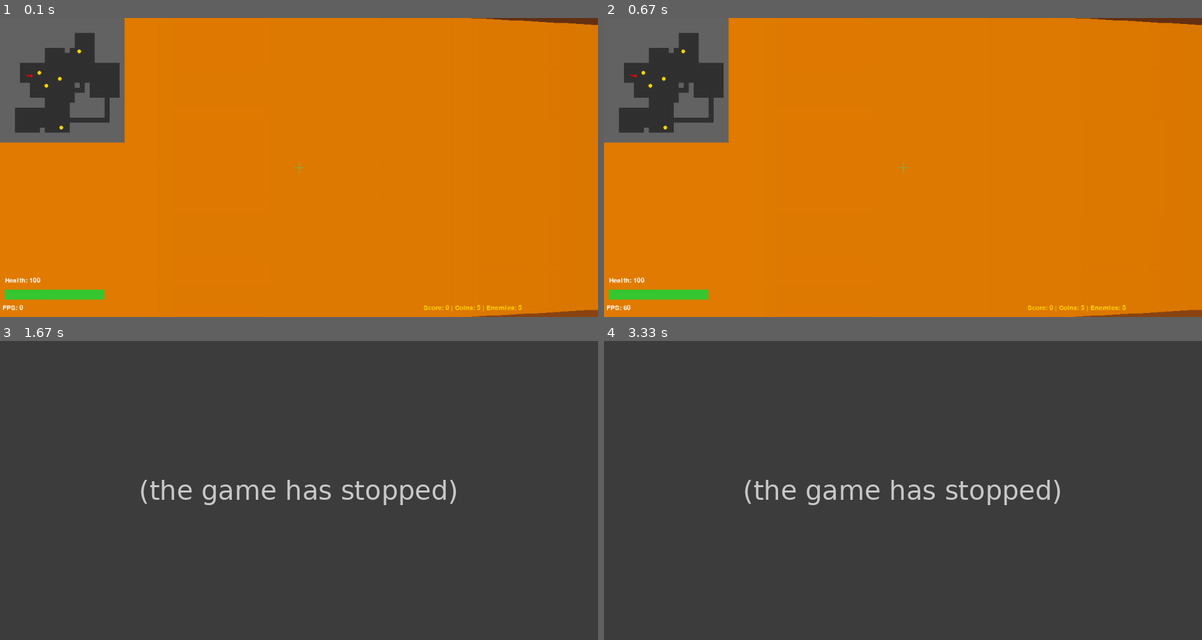
Above: before the commit, frames 1-4 (two rows, left to right).
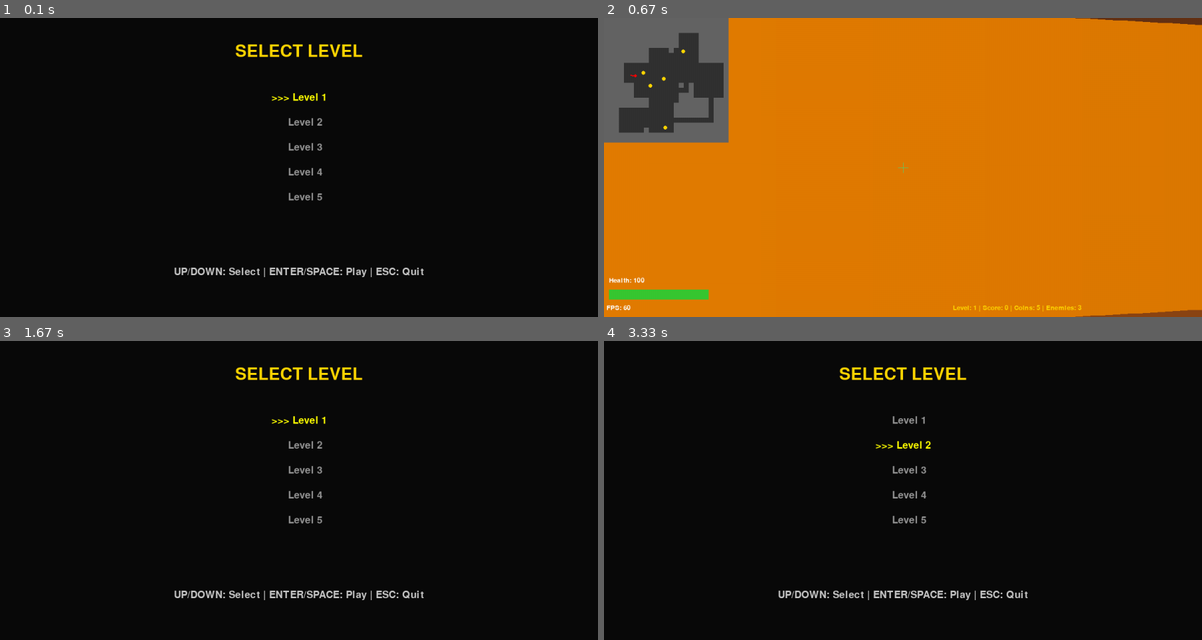
Above: after the commit, the same moments.

Repository: Maximistr/Maximistr
Game: pygame game, started from 02_ray_cast_pygame/ray_game.py
Same seed, same stepped clock (60 frames per second), same inputs: the game is played once before the commit and once after it.
Inputs (mouse positions are in pixels of both pictures, inside the frame that each line leads up to):
- Up to frame 1 (0.1 s): no input
- Up to frame 2 (0.67 s): tap Enter at 0.33 s
- Up to frame 3 (1.67 s): hold Space 0.67-1.13 s; hold W 0.67-1.13 s; move the mouse to (275, 502) at 0.7 s; hold Esc 1.17-1.63 s; hold W 1.17-1.63 s; move the mouse to (304, 508) at 1.2 s
- Up to frame 4 (3.33 s): hold Up 1.67-2.13 s; hold Down 2.17-2.63 s; hold Up 2.67-3.03 s; hold Down from 3.07 s (still down)

The runs differ from the first frame. In frame 1, 100% of the frame differs, in the area x 0-100%, y 0-100%; in frame 2, 0.2%; in frame 3, 100%; in frame 4, 100%.
Before the commit the program exited at 1.18 s; later frames show no game.

Commit message:
Add level system with difficulty scaling and level selection menu

Diff:
--- a/02_ray_cast_pygame/ray_game.py
+++ b/02_ray_cast_pygame/ray_game.py
@@ -14,6 +14,20 @@
 # Animation constants
 ANIMATION_INTERVAL = 300  # ms
 
+# Global game state
+current_level = 1
+total_score = 0
+
+# Game state variables (will be initialized per level)
+player = {}
+coins = []
+enemies = []
+fireballs = []
+GAME_MAP = []
+score = 0
+enemy_sprite_img = None
+clock = None
+
 def generate_map(width, height):
     """Generate connected dungeon map with corridors"""
     game_map = [[1 for _ in range(width)] for _ in range(height)]
@@ -59,10 +73,9 @@
 
     return game_map
 
-GAME_MAP = generate_map(MAP_WIDTH, MAP_HEIGHT)
-
-# Find a safe spawn point
+
 def find_safe_spawn():
+    """Find a safe spawn point not in walls"""
     attempts = 0
     while attempts < 1000:
         x = random.uniform(2, MAP_WIDTH - 2)
@@ -81,11 +94,6 @@
         attempts += 1
     return 12.5, 12.5
 
-px, py = find_safe_spawn()
-player = {'x': px, 'y': py, 'angle': 0, 'speed': 0.1, 'rotSpeed': 0.05, 'health': 100}
-
-# Asset placeholders
-enemy_sprite_img = None
 
 def generate_coins(num_coins=5):
     """Generate random coin positions that don't spawn in walls"""
@@ -114,39 +122,6 @@
         attempts += 1
 
     return new_coins
-
-# Coins and score
-coins = generate_coins(5)
-score = 0
-
-def generate_enemies(num_enemies=5):
-    """Generate random enemy positions"""
-    enemies = []
-    attempts = 0
-    while len(enemies) < num_enemies and attempts < 1000:
-        x = random.uniform(2, MAP_WIDTH - 2)
-        y = random.uniform(2, MAP_HEIGHT - 2)
-        r = 0.3
-        walkable = True
-        for dx in [-r, 0, r]:
-            for dy in [-r, 0, r]:
-                if GAME_MAP[int(y + dy)][int(x + dx)] == 1:
-                    walkable = False
-                    break
-            if not walkable:
-                break
-
-        # Don't spawn too close to player
-        if walkable and math.sqrt((px - x)**2 + (py - y)**2) > 4:
-            enemies.append({'x': x, 'y': y, 'health': 50, 'speed': 0.05, 'anim_offset': random.randint(0, 1000)})
-
-        attempts += 1
-    return enemies
-
-enemies = generate_enemies(5)
-
-# Fireballs
-fireballs = []
 
 
 def cast_ray(x, y, angle):
@@ -506,7 +481,7 @@
     # Info
     font = pygame.font.Font(None, 20)
     screen.blit(font.render(f"FPS: {int(clock.get_fps())}", True, (255, 255, 255)), (5, SCREEN_HEIGHT - 25))
-    screen.blit(font.render(f"Score: {score} | Coins: {len(coins)} | Enemies: {len(enemies)}", True, (255, 215, 0)), (SCREEN_WIDTH - 350, SCREEN_HEIGHT - 25))
+    screen.blit(font.render(f"Level: {current_level} | Score: {score} | Coins: {len(coins)} | Enemies: {len(enemies)}", True, (255, 215, 0)), (SCREEN_WIDTH - 500, SCREEN_HEIGHT - 25))
 
     # Health bar
     bar_width = 200
@@ -525,10 +500,182 @@
     pygame.draw.line(screen, (100, 200, 100), (cx, cy - 10), (cx, cy + 10), 1)
 
 
+def initialize_level(level):
+    """Initialize a new level with difficulty scaling"""
+    global GAME_MAP, player, coins, enemies, fireballs, px, py, score
+
+    score = 0
+    fireballs = []
+
+    # Generate new map
+    GAME_MAP = generate_map(MAP_WIDTH, MAP_HEIGHT)
+    px, py = find_safe_spawn()
+
+    # Scale difficulty with level
+    health_scaling = 1.0 + (level - 1) * 0.2  # Slightly reduced for better playability
+    enemy_count = 3 + (level - 1) * 2
+    coin_count = 5 + (level - 1)
+    enemy_speed_scaling = 1.0 + (level - 1) * 0.15
+
+    # Reset player
+    player = {'x': px, 'y': py, 'angle': 0, 'speed': 0.1, 'rotSpeed': 0.05, 'health': 100 * health_scaling}
+
+    # Generate level-specific enemies with difficulty scaling
+    enemies = []
+    attempts = 0
+    while len(enemies) < enemy_count and attempts < 1000:
+        x = random.uniform(2, MAP_WIDTH - 2)
+        y = random.uniform(2, MAP_HEIGHT - 2)
+        r = 0.3
+        walkable = True
+        for dx in [-r, 0, r]:
+            for dy in [-r, 0, r]:
+                if GAME_MAP[int(y + dy)][int(x + dx)] == 1:
+                    walkable = False
+                    break
+            if not walkable:
+                break
+
+        if walkable and math.sqrt((player['x'] - x)**2 + (player['y'] - y)**2) > 4:
+            enemies.append({
+                'x': x,
+                'y': y,
+                'health': 50 * (1.0 + (level - 1) * 0.3),
+                'speed': 0.05 * enemy_speed_scaling,
+                'anim_offset': random.randint(0, 1000)
+            })
+        attempts += 1
+
+    # Generate coins
+    coins = generate_coins(coin_count)
+
+
+def show_level_menu(screen, font_large, font_small):
+    """Display level selection menu"""
+    selecting = True
+    selected_level = 1
+
+    while selecting:
+        screen.fill((10, 10, 10))
+
+        title = font_large.render("SELECT LEVEL", True, (255, 215, 0))
+        screen.blit(title, (SCREEN_WIDTH // 2 - title.get_width() // 2, 50))
+
+        y_pos = 150
+        for level_num in range(1, 6):
+            color = (255, 255, 0) if level_num == selected_level else (150, 150, 150)
+            indicator = ">>> " if level_num == selected_level else "    "
+            level_text = font_small.render(f"{indicator}Level {level_num}", True, color)
+            screen.blit(level_text, (SCREEN_WIDTH // 2 - level_text.get_width() // 2, y_pos))
+            y_pos += 50
+
+        instructions = font_small.render("UP/DOWN: Select | ENTER/SPACE: Play | ESC: Quit", True, (200, 200, 200))
+        screen.blit(instructions, (SCREEN_WIDTH // 2 - instructions.get_width() // 2, SCREEN_HEIGHT - 100))
+
+        pygame.display.flip()
+
+        for event in pygame.event.get():
+            if event.type == pygame.QUIT:
+                return None
+            if event.type == pygame.KEYDOWN:
+                if event.key == pygame.K_UP:
+                    selected_level = max(1, selected_level - 1)
+                elif event.key == pygame.K_DOWN:
+                    selected_level = min(5, selected_level + 1)
+                elif event.key in (pygame.K_RETURN, pygame.K_SPACE):
+                    return selected_level
+                elif event.key == pygame.K_ESCAPE:
+                    return None
+
+    return selected_level
+
+
+def show_level_complete_menu(screen, font_large, font_small, level, level_score):
+    """Display level complete screen with options"""
+    waiting = True
+
+    while waiting:
+        screen.fill((10, 10, 10))
+
+        title = font_large.render(f"LEVEL {level} COMPLETE!", True, (0, 255, 0))
+        screen.blit(title, (SCREEN_WIDTH // 2 - title.get_width() // 2, 80))
+
+        score_text = font_small.render(f"Level Score: {int(level_score)}", True, (255, 215, 0))
+        screen.blit(score_text, (SCREEN_WIDTH // 2 - score_text.get_width() // 2, 180))
+
+        total_text = font_small.render(f"Total Score: {int(total_score)}", True, (255, 215, 0))
+        screen.blit(total_text, (SCREEN_WIDTH // 2 - total_text.get_width() // 2, 230))
+
+        next_level_text = font_small.render("SPACE: Next Level", True, (150, 200, 255))
+        screen.blit(next_level_text, (SCREEN_WIDTH // 2 - next_level_text.get_width() // 2, 330))
+
+        level_select_text = font_small.render("M: Select Level", True, (200, 150, 200))
+        screen.blit(level_select_text, (SCREEN_WIDTH // 2 - level_select_text.get_width() // 2, 380))
+
+        quit_text = font_small.render("ESC: Quit", True, (200, 100, 100))
+        screen.blit(quit_text, (SCREEN_WIDTH // 2 - quit_text.get_width() // 2, 430))
+
+        pygame.display.flip()
+
+        for event in pygame.event.get():
+            if event.type == pygame.QUIT:
+                return None
+            if event.type == pygame.KEYDOWN:
+                if event.key == pygame.K_SPACE:
+                    return 'next'
+                elif event.key == pygame.K_m:
+                    return 'menu'
+                elif event.key == pygame.K_ESCAPE:
+                    return None
+
+    return 'next'
+
+
+def show_game_over_menu(screen, font_large, font_small, game_over_reason):
+    """Display game over screen"""
+    waiting = True
+
+    while waiting:
+        screen.fill((10, 10, 10))
+
+        title = font_large.render("GAME OVER", True, (255, 0, 0))
+        screen.blit(title, (SCREEN_WIDTH // 2 - title.get_width() // 2, 100))
+
+        reason = font_small.render(game_over_reason, True, (255, 100, 100))
+        screen.blit(reason, (SCREEN_WIDTH // 2 - reason.get_width() // 2, 200))
+
+        total_text = font_small.render(f"Total Score: {int(total_score)}", True, (255, 215, 0))
+        screen.blit(total_text, (SCREEN_WIDTH // 2 - total_text.get_width() // 2, 280))
+
+        retry_text = font_small.render("SPACE: Try Again", True, (150, 200, 255))
+        screen.blit(retry_text, (SCREEN_WIDTH // 2 - retry_text.get_width() // 2, 360))
+
+        level_select_text = font_small.render("M: Select Level", True, (200, 150, 200))
+        screen.blit(level_select_text, (SCREEN_WIDTH // 2 - level_select_text.get_width() // 2, 410))
+
+        quit_text = font_small.render("ESC: Quit", True, (200, 100, 100))
+        screen.blit(quit_text, (SCREEN_WIDTH // 2 - quit_text.get_width() // 2, 460))
+
+        pygame.display.flip()
+
+        for event in pygame.event.get():
+            if event.type == pygame.QUIT:
+                return None
+            if event.type == pygame.KEYDOWN:
+                if event.key == pygame.K_SPACE:
+                    return 'retry'
+                elif event.key == pygame.K_m:
+                    return 'menu'
+                elif event.key == pygame.K_ESCAPE:
+                    return None
+
+    return 'menu'
+
+
 def main():
-    global clock
+    global clock, current_level, total_score, player, coins, enemies, fireballs, GAME_MAP, score
     screen = pygame.display.set_mode((SCREEN_WIDTH, SCREEN_HEIGHT))
-    pygame.display.set_caption("Raycasting 3D Game - WASD move, SPACE/Click shoot, Mouse rotate")
+    pygame.display.set_caption("Raycasting 3D Game - WASD move, SPACE/Click shoot, Mouse rotate, M: Menu")
 
     # Load Assets (must be after set_mode for convert_alpha)
     global enemy_sprite_img
@@ -551,33 +698,127 @@
 
     clock = pygame.time.Clock()
 
+    # Fonts for menus
+    font_large = pygame.font.Font(None, 50)
+    font_small = pygame.font.Font(None, 30)
+
+    # Show initial level menu
+    level_to_play = show_level_menu(screen, font_large, font_small)
+    if level_to_play is None:
+        pygame.quit()
+        return
+
+    current_level = level_to_play
+    total_score = 0
+
     pygame.mouse.set_visible(False)
     pygame.event.set_grab(True)
     center_x = SCREEN_WIDTH // 2
 
+    # Main game loop
     running = True
+    in_level = True
+
     while running:
-        for event in pygame.event.get():
-            if event.type == pygame.QUIT or (event.type == pygame.KEYDOWN and event.key == pygame.K_ESCAPE):
-                running = False
-            if event.type == pygame.MOUSEBUTTONDOWN or (event.type == pygame.KEYDOWN and event.key == pygame.K_SPACE):
-                shoot()
-
-        if player['health'] <= 0:
-            running = False
-
-        # Mouse rotation (like classic FPS)
-        mouse_x, mouse_y = pygame.mouse.get_pos()
-        mouse_delta = mouse_x - center_x
-        player['angle'] += mouse_delta * 0.005
-        pygame.mouse.set_pos(center_x, mouse_y)
-
-        update_player(pygame.key.get_pressed())
-        update_enemies()
-        update_fireballs()
-        render(screen)
-        pygame.display.flip()
-        clock.tick(FPS)
+        if in_level:
+            # Initialize the current level
+            initialize_level(current_level)
+            level_complete = False
+
+            # Level gameplay loop
+            while in_level and not level_complete:
+                for event in pygame.event.get():
+                    if event.type == pygame.QUIT:
+                        running = False
+                        in_level = False
+                        break
+                    if event.type == pygame.KEYDOWN:
+                        if event.key == pygame.K_ESCAPE:
+                            running = False
+                            in_level = False
+                            break
+                        if event.key == pygame.K_m:
+                            # Return to menu
+                            in_level = False
+                            break
+                        if event.type == pygame.MOUSEBUTTONDOWN or event.key == pygame.K_SPACE:
+                            shoot()
+                    if event.type == pygame.MOUSEBUTTONDOWN:
+                        shoot()
+
+                if not in_level:
+                    break
+
+                if player['health'] <= 0:
+                    # Game over
+                    pygame.mouse.set_visible(True)
+                    pygame.event.set_grab(False)
+                    action = show_game_over_menu(screen, font_large, font_small, "You died!")
+                    pygame.mouse.set_visible(False)
+                    pygame.event.set_grab(True)
+
+                    if action == 'retry':
+                        break
+                    elif action == 'menu':
+                        in_level = False
+                        break
+                    else:
+                        running = False
+                        in_level = False
+                        break
+
+                # Check if level is complete (all enemies defeated AND all coins collected)
+                if len(enemies) == 0 and len(coins) == 0:
+                    level_complete = True
+                    total_score += score
+                    break
+
+                # Mouse rotation (like classic FPS)
+                mouse_x, mouse_y = pygame.mouse.get_pos()
+                mouse_delta = mouse_x - center_x
+                player['angle'] += mouse_delta * 0.005
+                pygame.mouse.set_pos(center_x, mouse_y)
+
+                update_player(pygame.key.get_pressed())
+                update_enemies()
+                update_fireballs()
+                render(screen)
+                pygame.display.flip()
+                clock.tick(FPS)
+
+            # Level complete menu
+            if level_complete and in_level:
+                pygame.mouse.set_visible(True)
+                pygame.event.set_grab(False)
+                action = show_level_complete_menu(screen, font_large, font_small, current_level, score)
+                pygame.mouse.set_visible(False)
+                pygame.event.set_grab(True)
+
+                if action == 'next':
+                    current_level += 1
+                    in_level = True
+                elif action == 'menu':
+                    in_level = False
+                    level_to_play = show_level_menu(screen, font_large, font_small)
+                    if level_to_play is None:
+                        running = False
+                    else:
+                        current_level = level_to_play
+                        in_level = True
+                else:
+                    running = False
+                    in_level = False
+
+            # If player died
+            elif not level_complete and not in_level:
+                # Return to menu
+                level_to_play = show_level_menu(screen, font_large, font_small)
+                if level_to_play is None:
+                    running = False
+                else:
+                    current_level = level_to_play
+                    total_score = 0
+                    in_level = True
 
     pygame.mouse.set_visible(True)
     pygame.event.set_grab(False)
